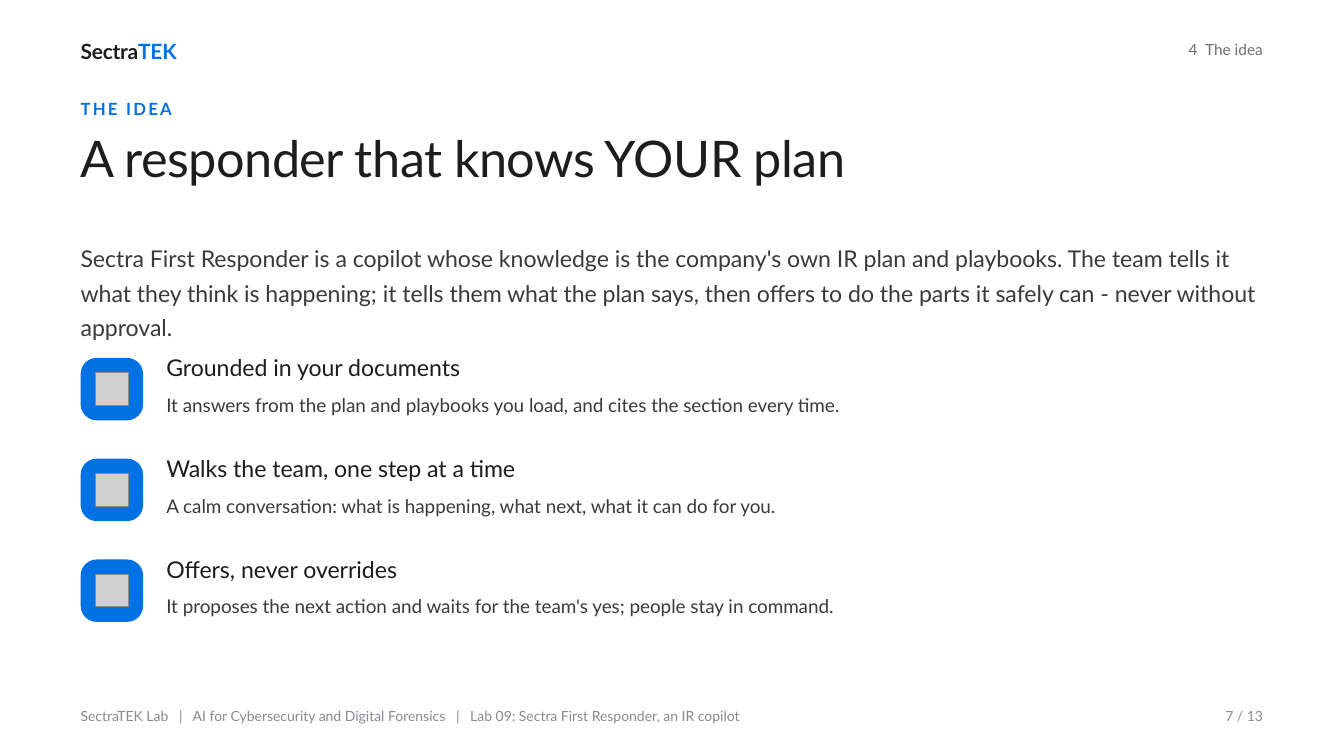
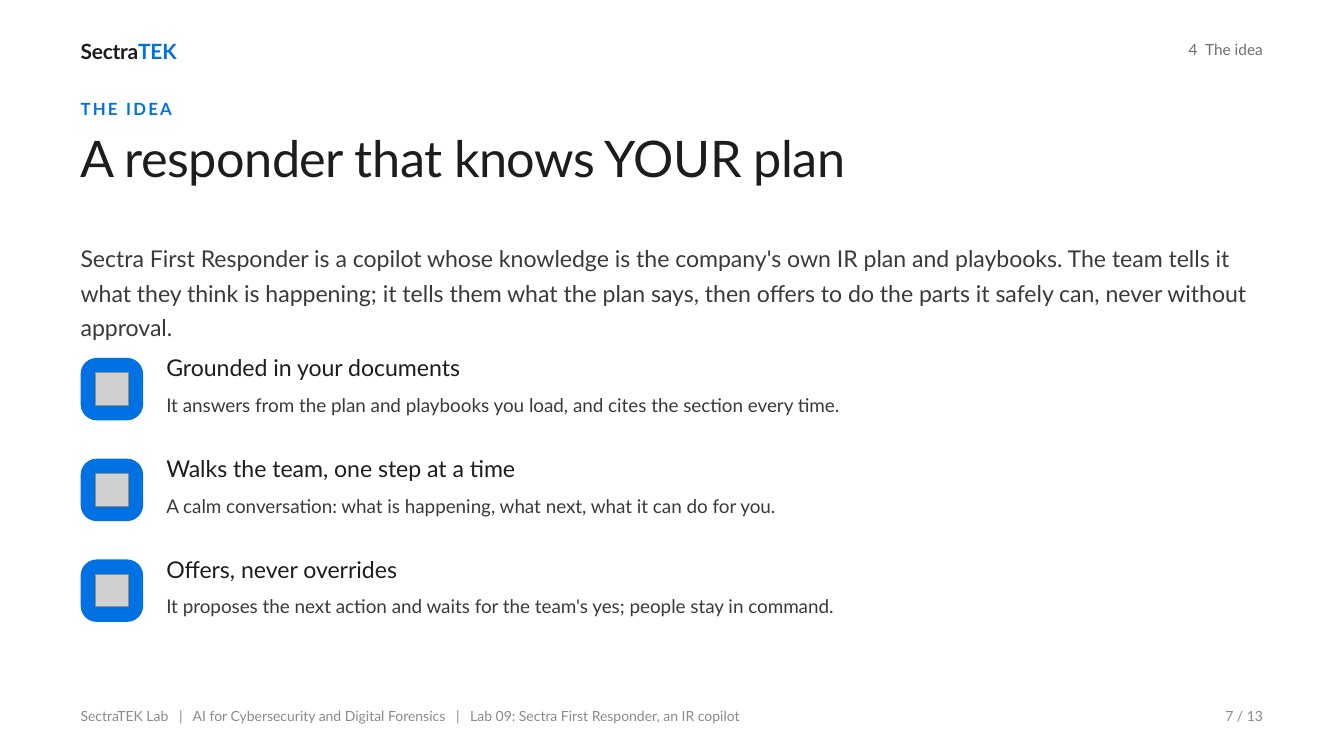
Before and after one commit to danjethh/sectratek-AI-Lab, a slide deck: slide 7 of lab09_llm_incident_response_copilot/slides/SectraTEK_Lab09_FirstResponder.pptx. Drawn at 1344x756 pixels with LibreOffice and Linux fonts; fonts in the diff are those of the drawing; grey boxes stand for pictures. Boxes give left, top, right and bottom in pixels: in the first picture for what was removed or moved away, otherwise in the second. Text is boxed around its words. In the diff, an @@ line names an element or a change of style, - is before the commit and + after.

```diff
--- a/lab09_llm_incident_response_copilot/slides/SectraTEK_Lab09_FirstResponder.pptx
+++ b/lab09_llm_incident_response_copilot/slides/SectraTEK_Lab09_FirstResponder.pptx
@@ text at [81,250,1246,340]: text changed @@
-Sectra First Responder is a copilot whose knowledge is the company's own IR plan and playbooks. The team tells it what they think is happening; it tells them what the plan says, then offers to do the parts it safely can - never without approval.
+Sectra First Responder is a copilot whose knowledge is the company's own IR plan and playbooks. The team tells it what they think is happening; it tells them what the plan says, then offers to do the parts it safely can, never without approval.
```
Also in this commit, not shown: 7 other slides changed, 27 other files.
